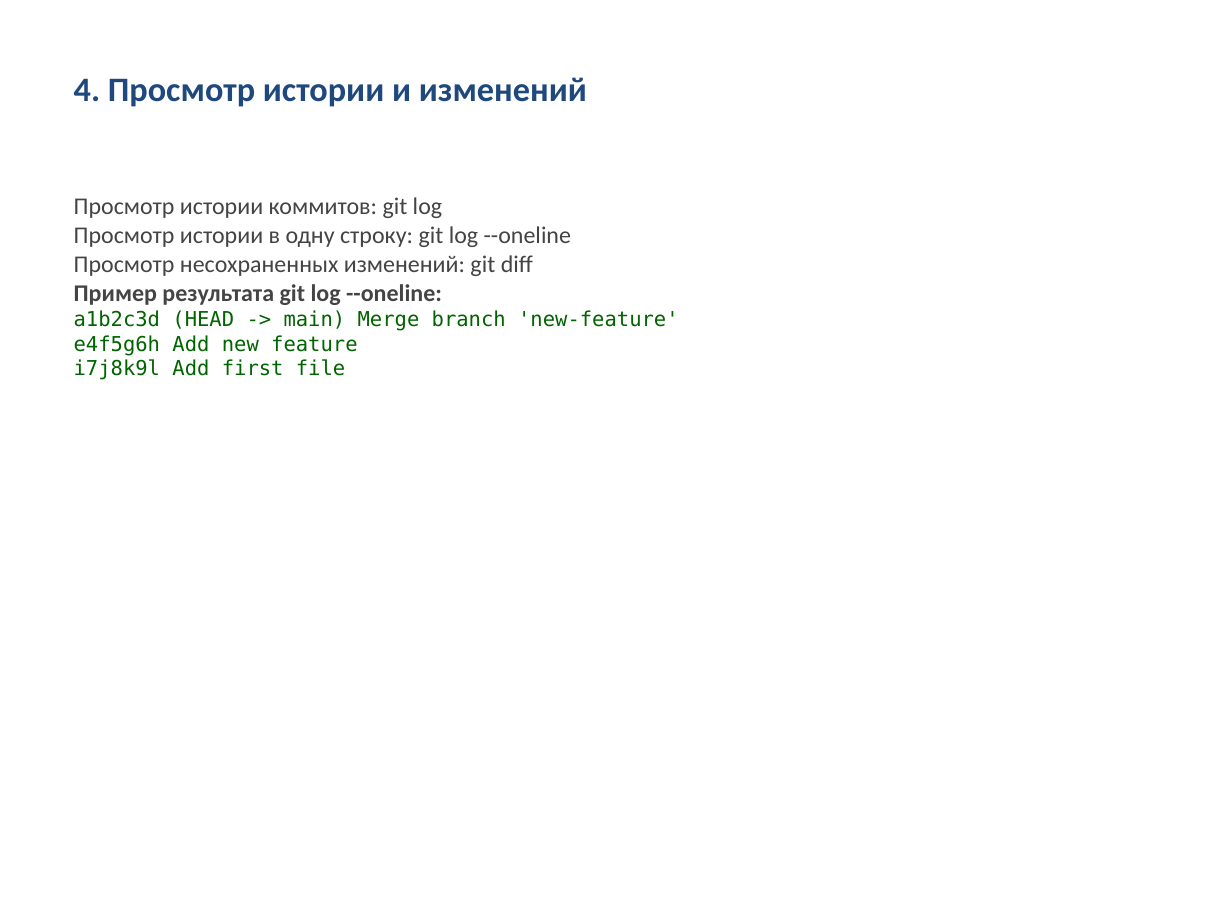
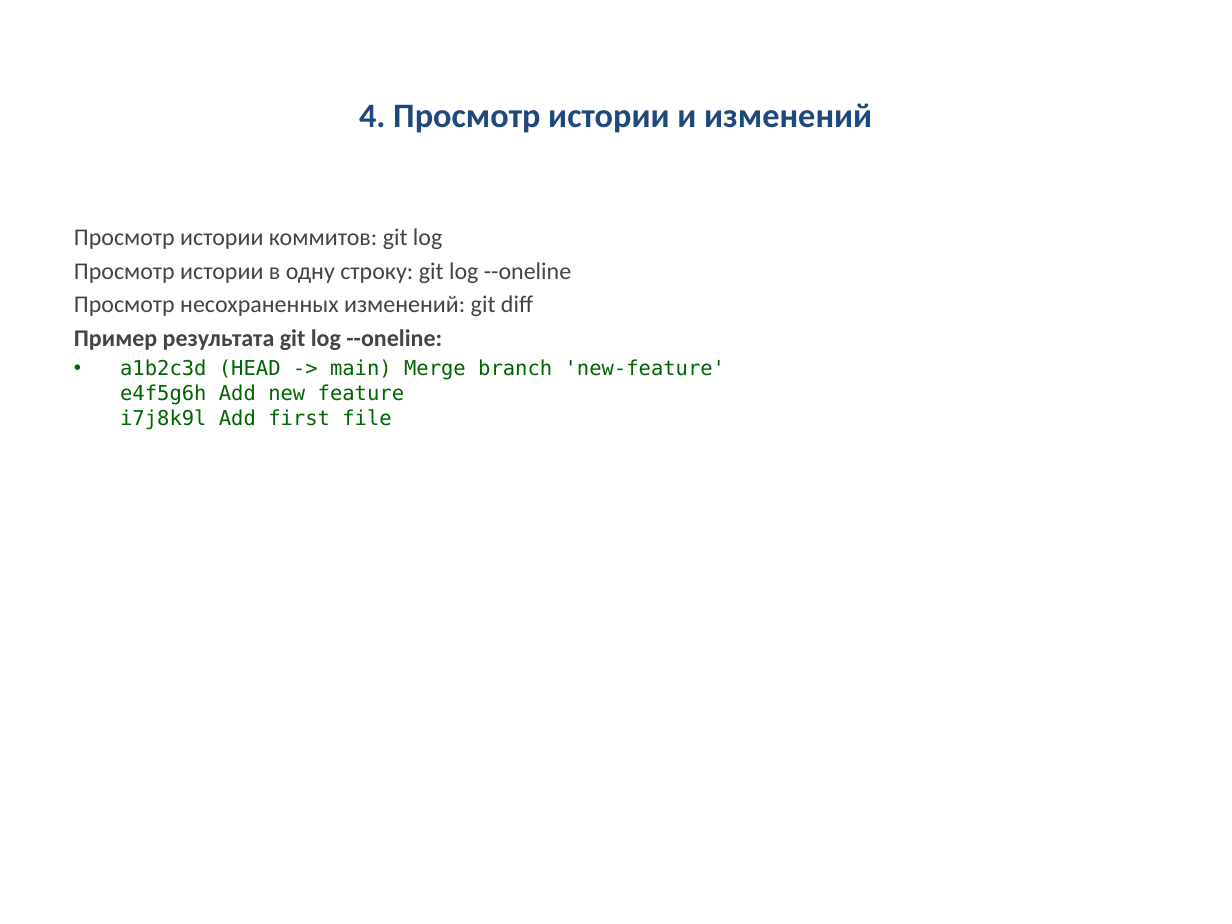
Before and after one commit to tantarin/prezentations, a slide deck: slide 5 of presentations/presentation_06_Практическая_работа_16_Основы_Git.pptx. Drawn at 1232x924 pixels with LibreOffice and Linux fonts; fonts in the diff are those of the drawing. Boxes give left, top, right and bottom in pixels: in the first picture for what was removed or moved away, otherwise in the second. Text is boxed around its words. In the diff, an @@ line names an element or a change of style, - is before the commit and + after.

```diff
--- a/presentations/presentation_06_Практическая_работа_16_Основы_Git.pptx
+++ b/presentations/presentation_06_Практическая_работа_16_Основы_Git.pptx
@@ title "4. Просмотр истории и изменений": place and size @@
-title "4. Просмотр истории и изменений" at bbox=[74, 77, 587, 107]
+title "4. Просмотр истории и изменений" at bbox=[359, 103, 872, 133]
@@ title "4. Просмотр истории и изменений" at bbox=[359, 103, 872, 133]: alignment left to centre; vertical alignment top to middle @@
@@ text "Просмотр истории коммитов: git log": place and size @@
-text "Просмотр истории коммитов: git log" at bbox=[74, 197, 678, 380]
+text "Просмотр истории коммитов: git log" at bbox=[74, 228, 725, 430]
@@ text "Просмотр истории коммитов: git log" at bbox=[74, 228, 725, 430]: indent changed; more space between paragraphs; bullet none to • @@
```
Also in this commit, not shown: 4 other slides changed, 18 other files.
